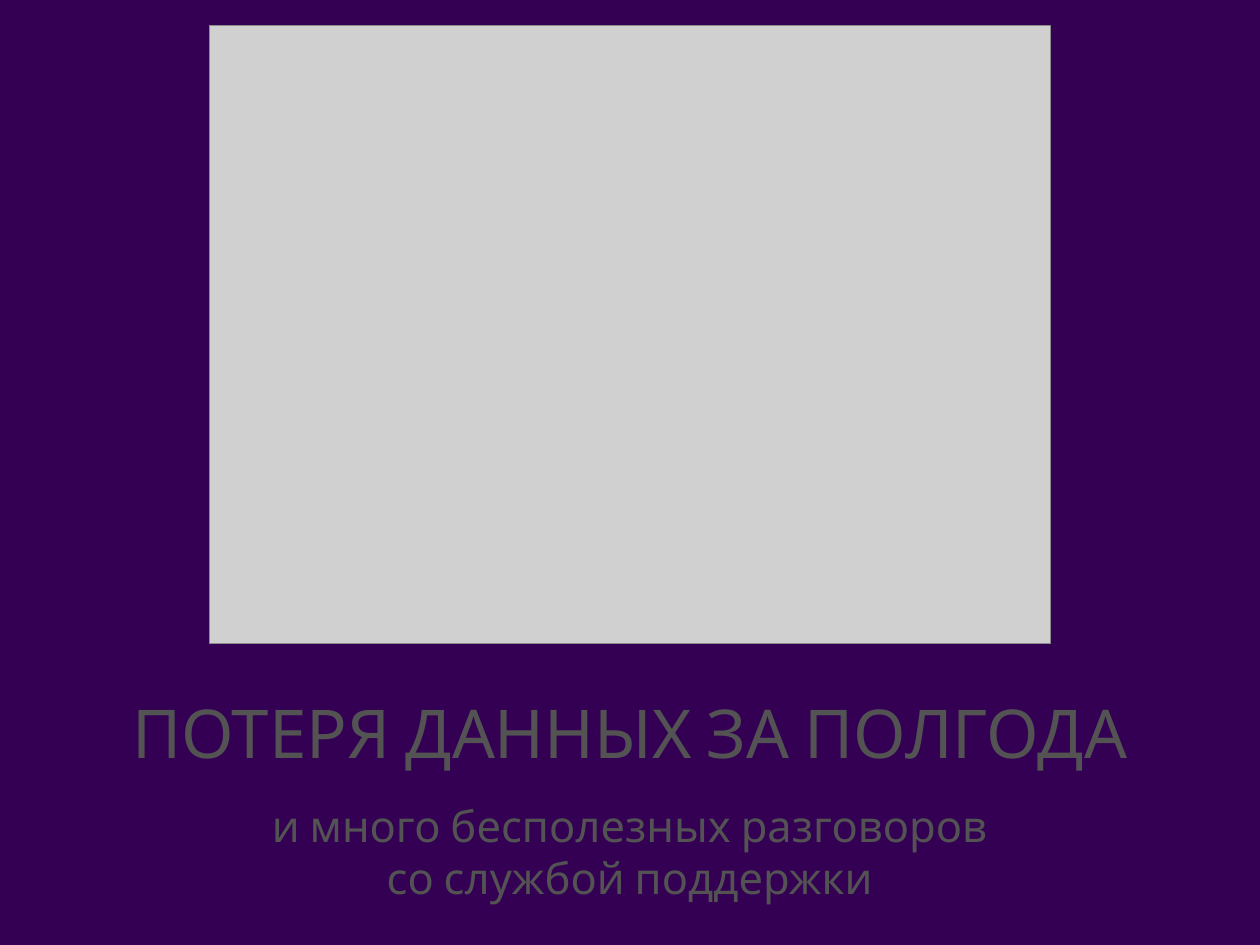
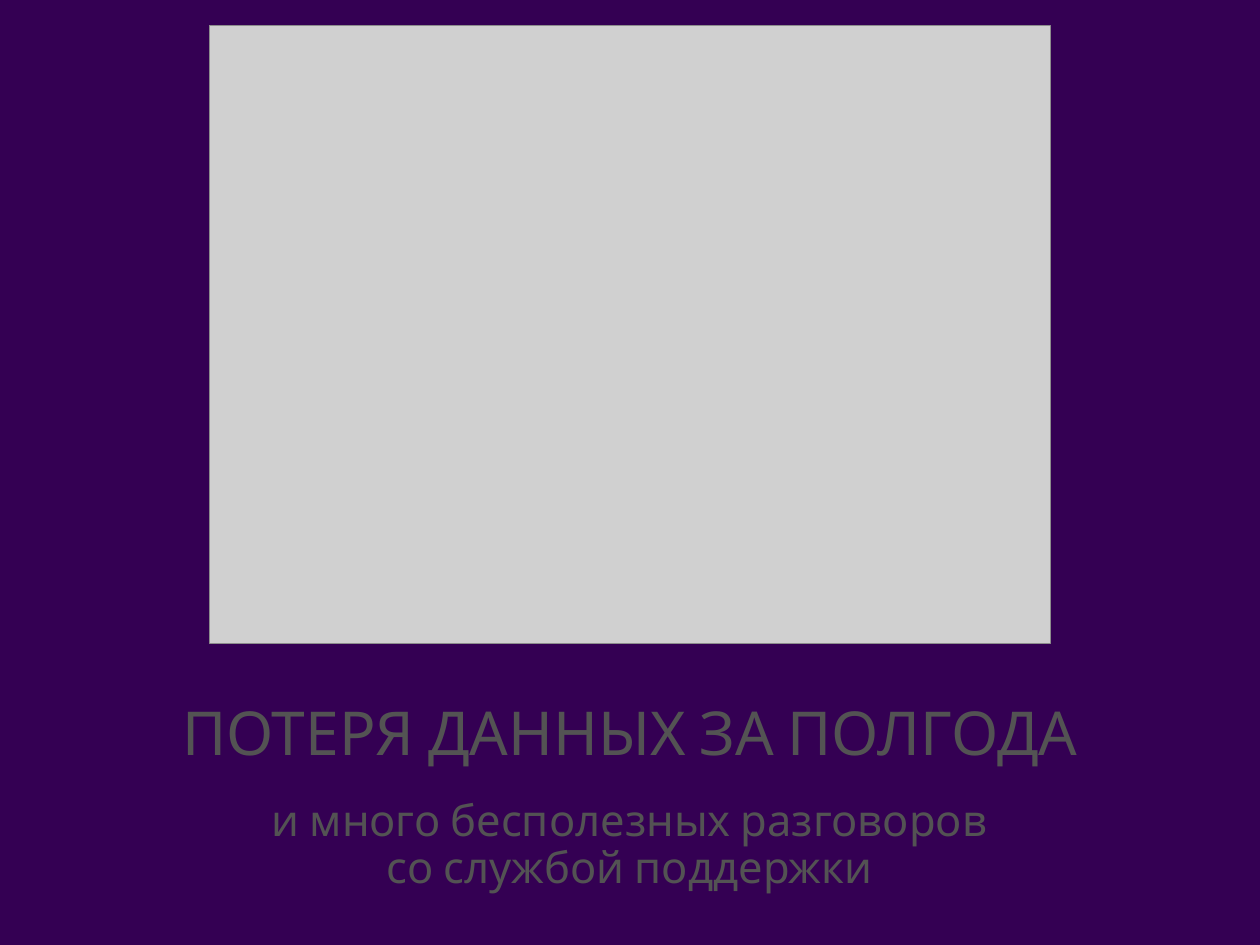
Before and after one commit to andrushkin2/ilBudgetto, a slide deck: slide 24 of dp/presentation.pptx. Drawn at 1260x945 pixels with LibreOffice and Linux fonts; fonts in the diff are those of the drawing; grey boxes stand for pictures; background and template pictures are left out. Boxes give left, top, right and bottom in pixels: in the first picture for what was removed or moved away, otherwise in the second. Text is boxed around its words. In the diff, an @@ line names an element or a change of style, - is before the commit and + after.

```diff
--- a/dp/presentation.pptx
+++ b/dp/presentation.pptx
@@ title "ПОТЕРЯ ДАННЫХ ЗА ПОЛГОДА" at (182, 711, 1077, 766): size 54.7 to 49.2 pt @@
@@ text "и много бесполезных разговоров" at (272, 803, 987, 893): line spacing 1 to 0.9 @@
```
Also in this commit, not shown: 20 other slides changed, 22 slides added, 2 other files.
